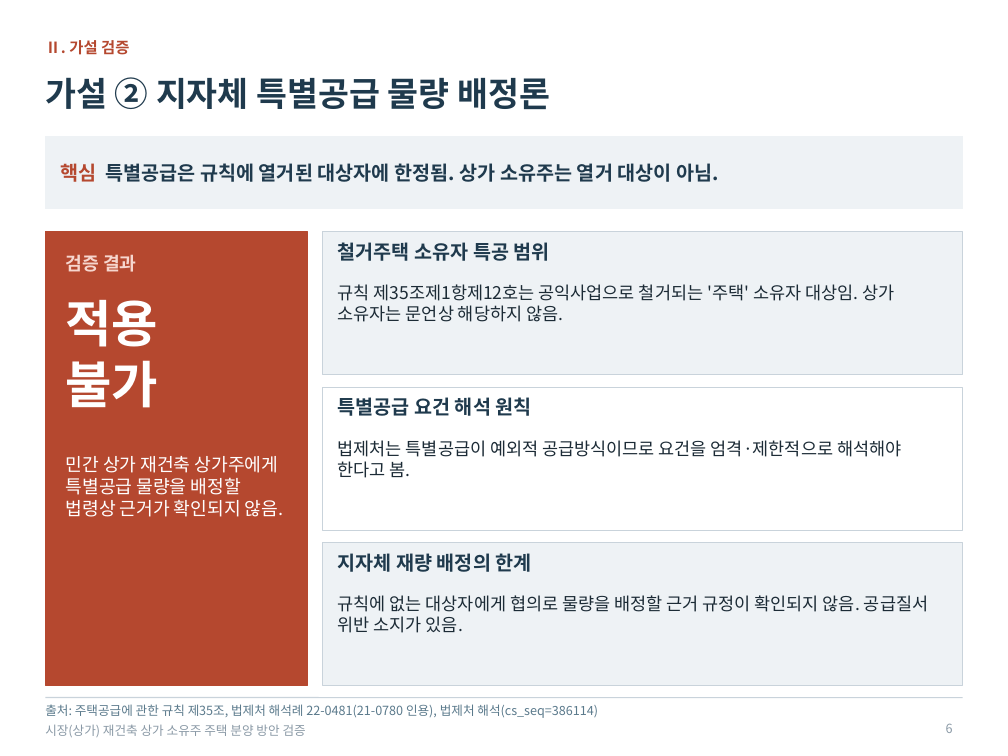
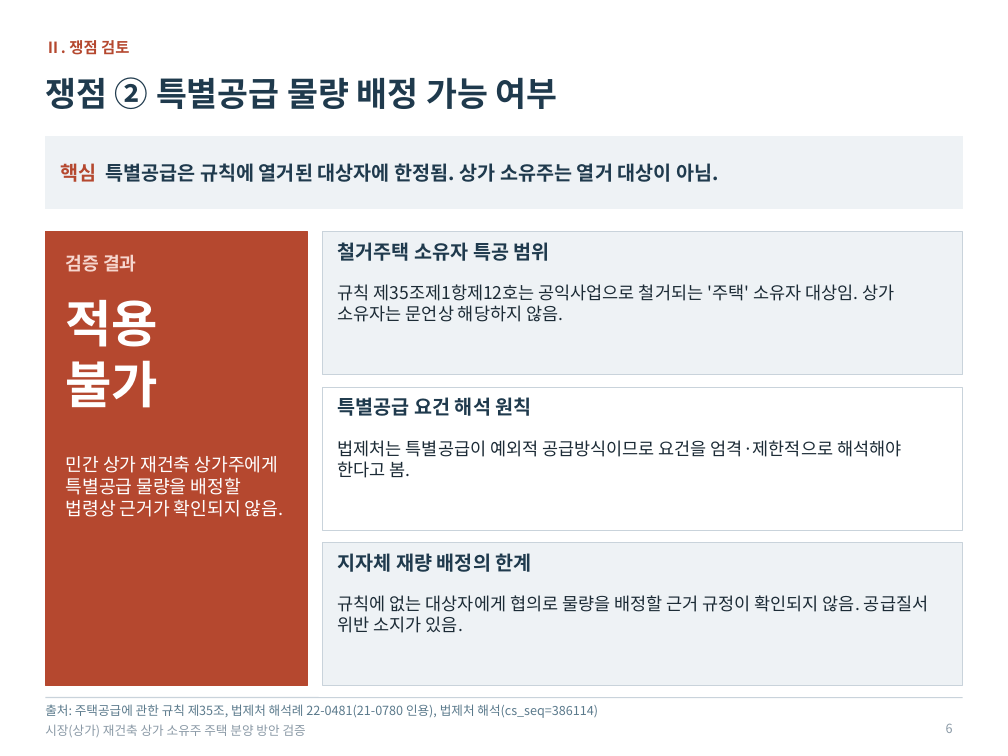
Before and after one commit to ljg719-afk/-, a slide deck: slide 6 of output/시장재건축_상가소유주_주택분양방안_검증보고서_4x3.pptx. Drawn at 1008x756 pixels with LibreOffice and Linux fonts; fonts in the diff are those of the drawing. Boxes give left, top, right and bottom in pixels: in the first picture for what was removed or moved away, otherwise in the second. Text is boxed around its words. In the diff, an @@ line names an element or a change of style, - is before the commit and + after.

```diff
--- a/output/시장재건축_상가소유주_주택분양방안_검증보고서_4x3.pptx
+++ b/output/시장재건축_상가소유주_주택분양방안_검증보고서_4x3.pptx
@@ text at (45,40,129,55): text changed @@
-Ⅱ. 가설 검증
+Ⅱ. 쟁점 검토
@@ title at (45,77,558,109): text changed @@
-가설 ② 지자체 특별공급 물량 배정론
+쟁점 ② 특별공급 물량 배정 가능 여부
```
Also in this commit, not shown: 6 other slides changed.
